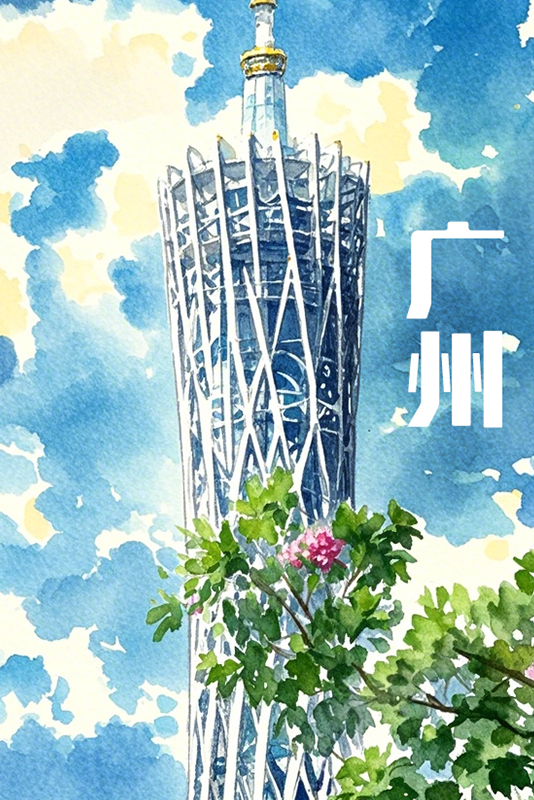
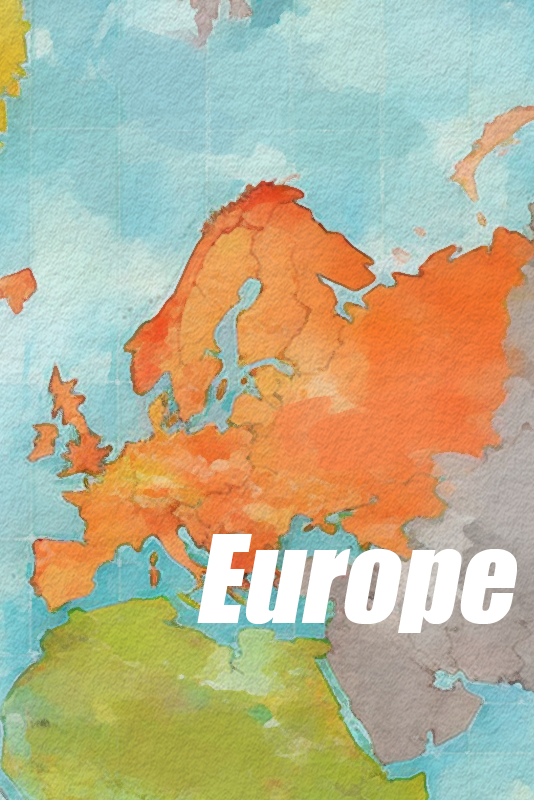
Layers edited between the first and the second 534 x 800 image:
added layer "Europe" above "ouzhou" over [197, 534, 517, 633]
renamed "图层 18" to "ouzhou", painted on it over [0, 0, 534, 800]
